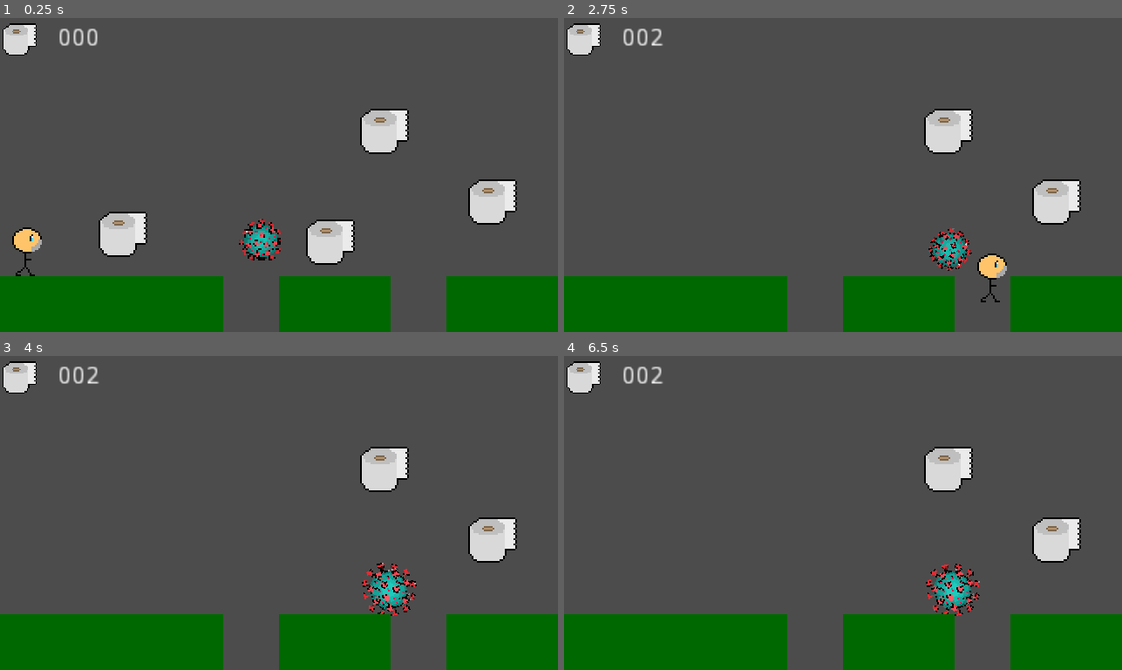
Above: before the commit, frames 1-4 (two rows, left to right).
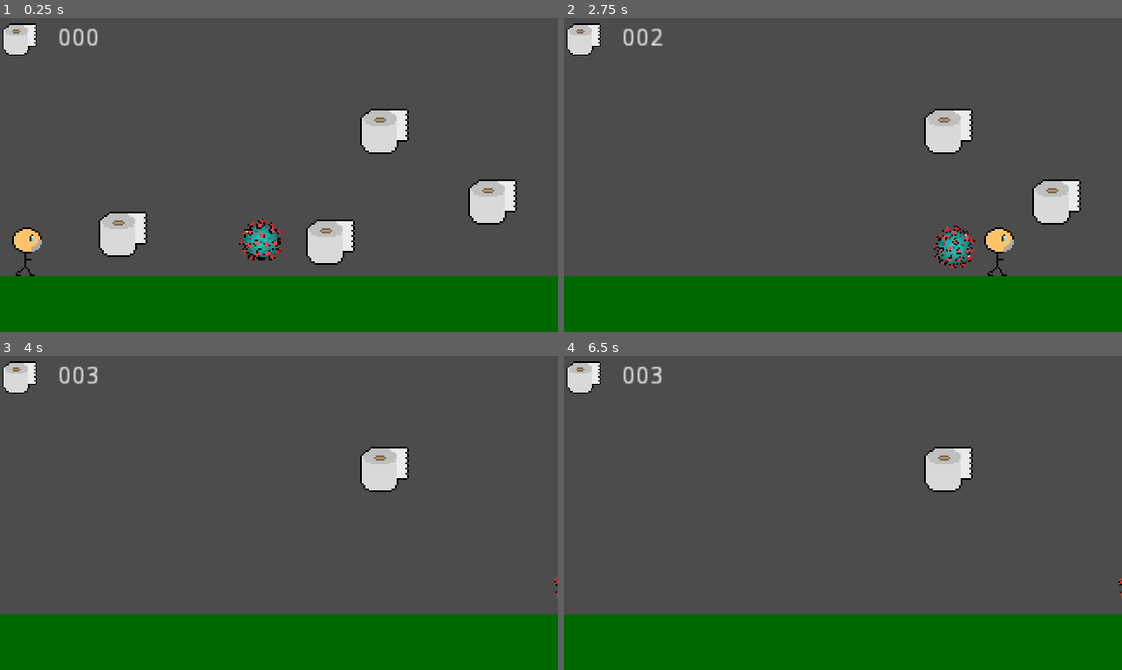
Above: after the commit, the same moments.

Repository: progsource/ssj2020_1
Game: Godot game, scene res://scenes/Game.tscn
Two runs of this game, one before a commit and one after it. Both use one fixed random seed, a clock stepped at 60 frames per second and the inputs below.
Inputs:
- Up to frame 1 (0.25 s): no input
- Up to frame 2 (2.75 s): hold Right (ui_right) 0.53-2.03 s; tap Space (ui_select) at 0.77, 1.52 s; hold Left (ui_left) from 2.03 s (still down)
- Up to frame 3 (4 s): release Left (ui_left) at 2.78 s; hold Right (ui_right) from 2.78 s (still down); tap Space (ui_select) at 3.02, 3.77 s
- Up to frame 4 (6.5 s): release Right (ui_right) at 4.28 s; hold Left (ui_left) 4.28-5.03 s; tap Space (ui_select) at 4.52, 6.02 s; hold Right (ui_right) 5.03-5.78 s; hold Left (ui_left) from 5.78 s (still down)

The runs differ from the first frame. In frame 1, 3.6% of the frame differs, in the area x 40-80%, y 82-100%; in frame 2, 4.9%; in frame 3, 5.7%, in the area x 15-100%, y 5-100%; in frame 4, 5.7%.

Commit message:
make only 1 platform - obstacles upcoming

Diff:
--- a/code/scenes/Game.tscn
+++ b/code/scenes/Game.tscn
@@ -14,15 +14,7 @@
 
 [node name="Platform" parent="Platforms" instance=ExtResource( 2 )]
 position = Vector2( 0, 180 )
-size = Vector2( 128, 32 )
-
-[node name="Platform3" parent="Platforms" instance=ExtResource( 2 )]
-position = Vector2( 256, 180 )
-size = Vector2( 64, 32 )
-
-[node name="Platform2" parent="Platforms" instance=ExtResource( 2 )]
-position = Vector2( 160, 180 )
-size = Vector2( 64, 32 )
+size = Vector2( 320, 32 )
 
 [node name="Player" parent="." instance=ExtResource( 1 )]
 position = Vector2( 16, 124 )
